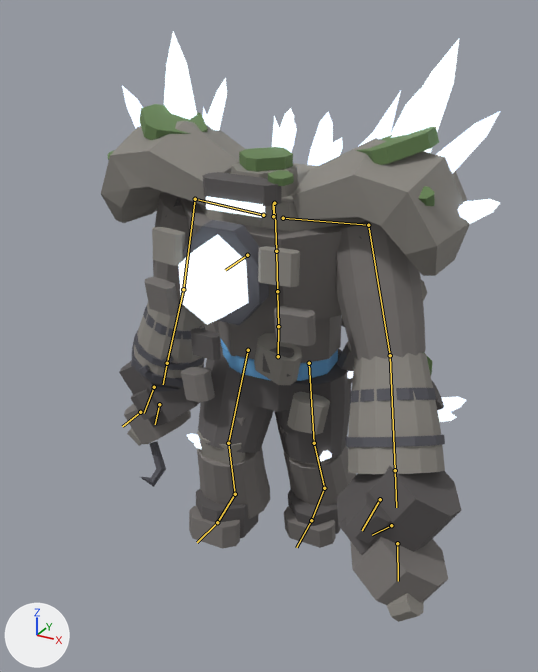
Two versions of the glTF model art/champions/bastion/export/bastion.glb, one commit apart.
Rendered twice from a 50 mm camera at (1.53, -2.88, 2.48) aimed at (-0.01, -0.07, 1.08). Every picture has the same lights, and +X, +Y and +Z are marked at lower left. The first picture is the older version. Both versions are drawn at frame 9 of the action 'walk'; the numbers are the values there. The bones that change, and the others that lie on the model, are drawn over the model as lines.

Names of what the first picture shows: 'bastion.001'.
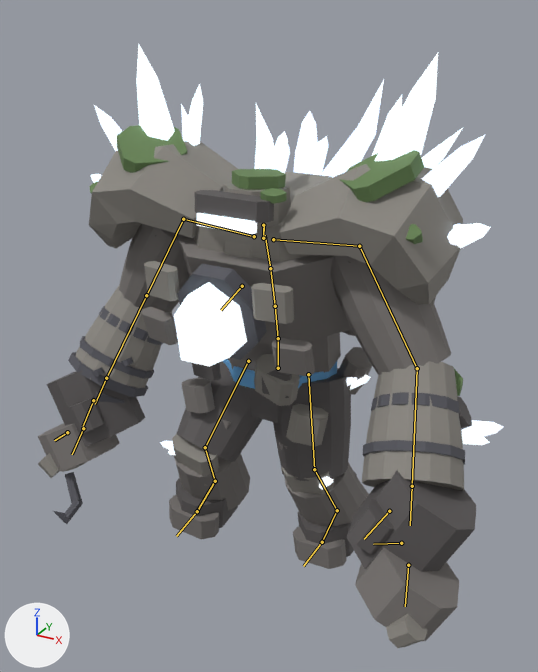
What differs and where, as boxes [x1, y1, x2, y2] in the pictures (538 x 672 px):
```json
{"object": "bastion.001", "change": "posed", "before": [101, 31, 500, 622], "after": [38, 43, 503, 648], "on screen": "17% wider"}
{"bone": "pelvis", "before": "(278, 356) to (278, 326)", "after": "(278, 368) to (278, 338)"}
{"bone": "spine_01", "before": "(278, 326) to (277, 291)", "after": "(278, 338) to (275, 306)"}
{"bone": "spine_02", "before": "(277, 291) to (276, 251)", "after": "(275, 306) to (270, 268)"}
{"bone": "chest", "before": "(276, 251) to (275, 213)", "after": "(270, 268) to (265, 235)"}
{"bone": "upperarm_l", "before": "(368, 225) to (390, 355)", "after": "(359, 246) to (417, 368)"}
{"bone": "forearm_l", "before": "(390, 355) to (395, 470)", "after": "(417, 368) to (412, 486)"}
{"bone": "upperarm_r", "before": "(195, 199) to (183, 289)", "after": "(183, 219) to (146, 295)"}
{"bone": "forearm_r", "before": "(183, 289) to (167, 363)", "after": "(146, 295) to (106, 378)"}
{"bone": "head", "before": "(273, 216) to (273, 203)", "after": "(263, 238) to (264, 225)"}
{"bone": "thigh_l", "before": "(309, 363) to (314, 443)", "after": "(308, 374) to (314, 469)"}
{"bone": "calf_l", "before": "(314, 443) to (324, 488)", "after": "(314, 469) to (337, 510)"}
{"bone": "foot_l", "before": "(324, 488) to (311, 520)", "after": "(337, 510) to (322, 542)"}
{"bone": "thigh_r", "before": "(248, 350) to (228, 443)", "after": "(248, 361) to (205, 447)"}
{"bone": "calf_r", "before": "(228, 443) to (235, 494)", "after": "(205, 447) to (215, 481)"}
{"bone": "foot_r", "before": "(235, 494) to (217, 522)", "after": "(215, 481) to (197, 511)"}
```

Edits to the scene script, one JSON object a line:
```json
{"block": "bone_pelvis", "where": "bone_pelvis = bpy.data.objects['bastion'].pose.bones['pelvis']  # child of 'root'"}
{"op": "set", "path": "bone_pelvis.location", "old": "(0.0, 0.003, 0.0)", "new": "(0.0, -0.058, 0.0)"}
{"block": "bone_spine_01", "where": "bone_spine_01 = bpy.data.objects['bastion'].pose.bones['spine_01']  # child of 'pelvis'"}
{"op": "set", "path": "bone_spine_01.rotation_quaternion", "old": "(1.0, 0.026, -0.008, 0.0)", "new": "(0.996, 0.087, -0.009, 0.001)", "note": "degrees (3, -1, 0) -> degrees (10, -1, 0)"}
{"block": "bone_spine_02", "where": "bone_spine_02 = bpy.data.objects['bastion'].pose.bones['spine_02']  # child of 'spine_01'"}
{"op": "set", "path": "bone_spine_02.rotation_quaternion", "old": "(1.0, 0.017, -0.022, 0.0)", "new": "(1.0, 0.026, -0.008, 0.0)", "note": "degrees (2, -3, 0) -> degrees (3, -1, 0)"}
{"block": "bone_chest", "where": "bone_chest = bpy.data.objects['bastion'].pose.bones['chest']  # child of 'spine_02'"}
{"op": "set", "path": "bone_chest.rotation_quaternion", "old": "(1.0, 0.0, 0.0, 0.0)", "new": "(0.999, 0.035, 0.0, 0.0)", "note": "degrees (0, 0, 0) -> degrees (4, 0, 0)"}
{"block": "bone_upperarm_l", "where": "bone_upperarm_l = bpy.data.objects['bastion'].pose.bones['upperarm_l']  # child of 'clavicle_l'"}
{"op": "set", "path": "bone_upperarm_l.rotation_quaternion", "old": "(0.955, 0.16, 0.0, -0.249)", "new": "(0.974, 0.202, 0.0, -0.104)", "note": "degrees (18, 5, -29) -> degrees (23, 2, -12)"}
{"block": "bone_forearm_l", "where": "bone_forearm_l = bpy.data.objects['bastion'].pose.bones['forearm_l']  # child of 'upperarm_l'"}
{"op": "set", "path": "bone_forearm_l.rotation_quaternion", "old": "(0.999, 0.044, 0.0, 0.004)", "new": "(0.974, 0.22, 0.0, -0.056)", "note": "degrees (5, 0, 0) -> degrees (25, 1, -6)"}
{"block": "bone_upperarm_r", "where": "bone_upperarm_r = bpy.data.objects['bastion'].pose.bones['upperarm_r']  # child of 'clavicle_r'"}
{"op": "set", "path": "bone_upperarm_r.rotation_quaternion", "old": "(0.963, -0.042, 0.0, 0.267)", "new": "(0.988, 0.076, 0.0, 0.134)", "note": "degrees (-5, 1, 31) -> degrees (9, -1, 15)"}
{"block": "bone_forearm_r", "where": "bone_forearm_r = bpy.data.objects['bastion'].pose.bones['forearm_r']  # child of 'upperarm_r'"}
{"op": "set", "path": "bone_forearm_r.rotation_quaternion", "old": "(1.0, 0.018, 0.0, 0.015)", "new": "(0.965, 0.249, 0.0, 0.08)", "note": "degrees (2, 0, 2) -> degrees (29, -2, 9)"}
{"block": "bone_head", "where": "bone_head = bpy.data.objects['bastion'].pose.bones['head']  # child of 'neck'"}
{"op": "set", "path": "bone_head.rotation_quaternion", "old": "(1.0, -0.026, 0.0, 0.0)", "new": "(-0.985, 0.174, 0.0, 0.0)", "note": "degrees (-3, 0, 0) -> degrees (-20, 0, 0)"}
{"block": "bone_thigh_l", "where": "bone_thigh_l = bpy.data.objects['bastion'].pose.bones['thigh_l']  # child of 'pelvis'"}
{"op": "set", "path": "bone_thigh_l.rotation_quaternion", "old": "(0.997, -0.074, 0.002, 0.0)", "new": "(0.993, 0.086, 0.0, 0.074)", "note": "degrees (-8, 0, 0) -> degrees (10, -1, 9)"}
{"block": "bone_calf_l", "where": "bone_calf_l = bpy.data.objects['bastion'].pose.bones['calf_l']  # child of 'thigh_l'"}
{"op": "set", "path": "bone_calf_l.rotation_quaternion", "old": "(0.999, -0.045, 0.001, 0.0)", "new": "(0.969, -0.249, 0.0, 0.007)", "note": "degrees (-5, 0, 0) -> degrees (-29, 0, 1)"}
{"block": "bone_foot_l", "where": "bone_foot_l = bpy.data.objects['bastion'].pose.bones['foot_l']  # child of 'calf_l'"}
{"op": "set", "path": "bone_foot_l.rotation_quaternion", "old": "(1.0, 0.025, 0.0, 0.0)", "new": "(0.987, 0.147, 0.0, -0.061)", "note": "degrees (3, 0, 0) -> degrees (17, 1, -7)"}
{"block": "bone_thigh_r", "where": "bone_thigh_r = bpy.data.objects['bastion'].pose.bones['thigh_r']  # child of 'pelvis'"}
{"op": "set", "path": "bone_thigh_r.rotation_quaternion", "old": "(0.983, 0.184, 0.004, 0.0)", "new": "(0.948, 0.304, 0.0, -0.089)", "note": "degrees (21, 0, 0) -> degrees (35, 3, -10)"}
{"block": "bone_calf_r", "where": "bone_calf_r = bpy.data.objects['bastion'].pose.bones['calf_r']  # child of 'thigh_r'"}
{"op": "set", "path": "bone_calf_r.rotation_quaternion", "old": "(0.972, -0.233, -0.005, 0.0)", "new": "(0.881, -0.472, 0.0, -0.002)", "note": "degrees (-27, -1, 0) -> degrees (-56, 0, 0)"}
{"block": "bone_foot_r", "where": "bone_foot_r = bpy.data.objects['bastion'].pose.bones['foot_r']  # child of 'calf_r'"}
{"op": "set", "path": "bone_foot_r.rotation_quaternion", "old": "(0.996, 0.087, 0.0, 0.0)", "new": "(0.988, 0.139, 0.0, 0.059)", "note": "degrees (10, 0, 0) -> degrees (16, -1, 7)"}
```
